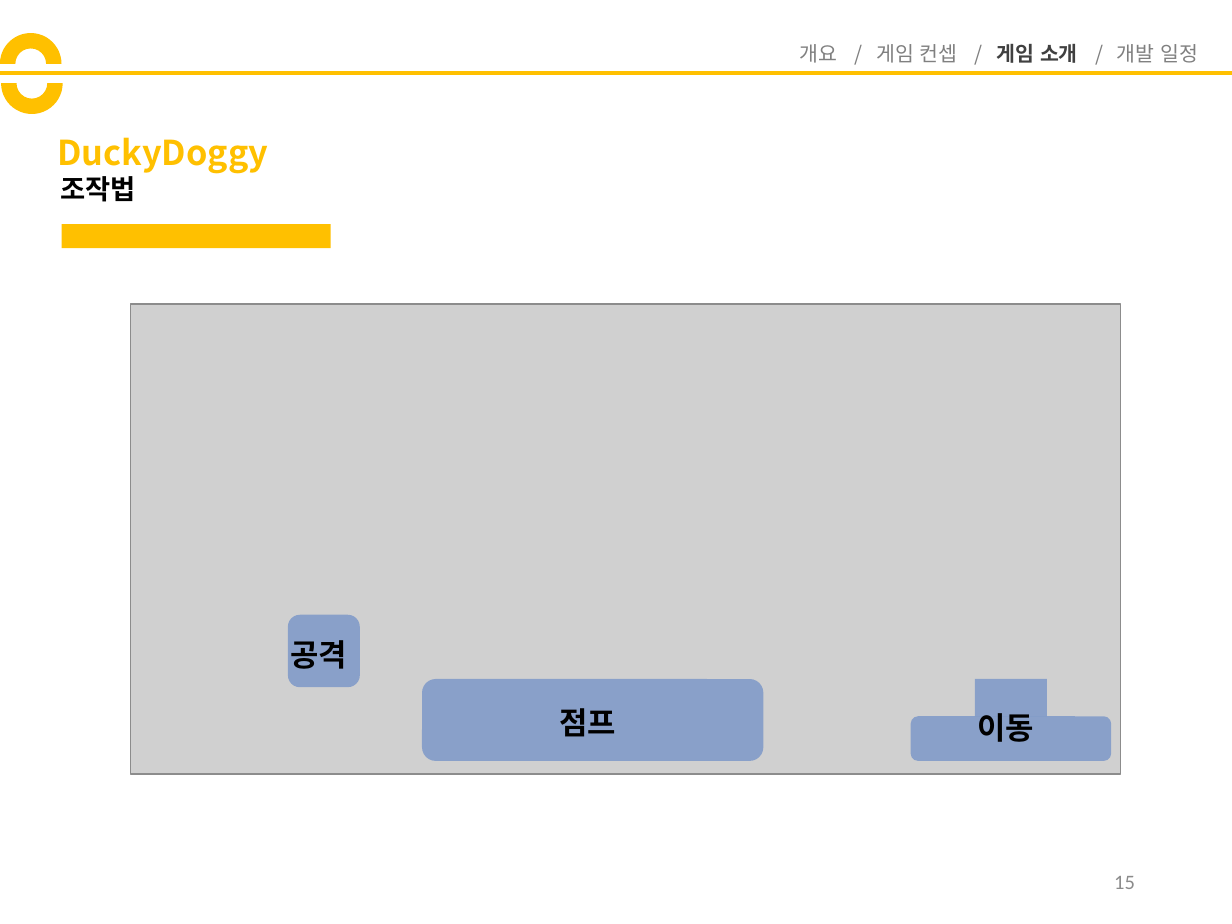
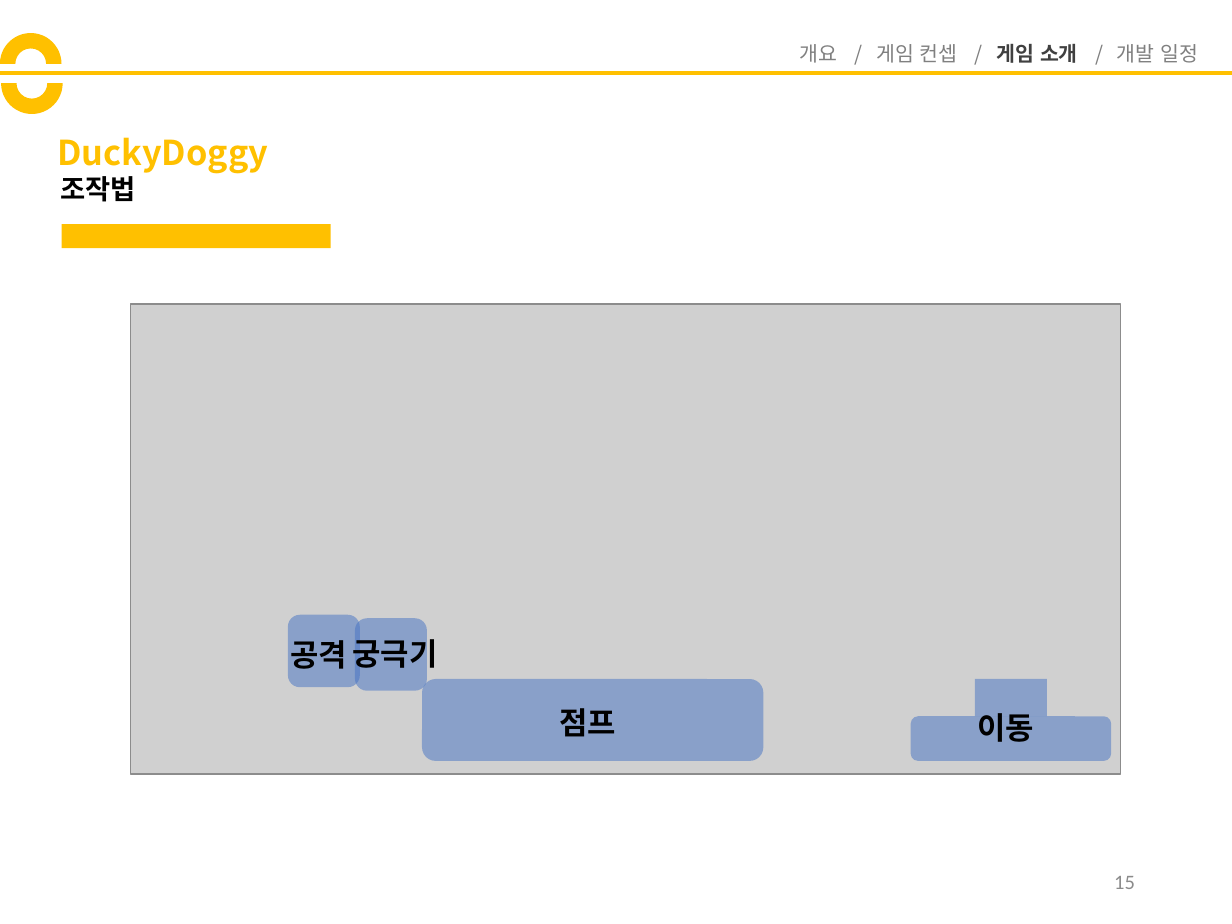
Before and after one commit to codnsj81/HuffAndPuff, a slide deck: slide 15 of 기획 문서/DuckyDoggy_기획서.pptx. Drawn at 1232x924 pixels with LibreOffice and Linux fonts; fonts in the diff are those of the drawing; grey boxes stand for pictures. Boxes give left, top, right and bottom in pixels: in the first picture for what was removed or moved away, otherwise in the second. Text is boxed around its words. In the diff, an @@ line names an element or a change of style, - is before the commit and + after.

```diff
--- a/기획 문서/DuckyDoggy_기획서.pptx
+++ b/기획 문서/DuckyDoggy_기획서.pptx
@@ rounded rectangle added at bbox=[355, 618, 426, 691], fill #4472C4 at 50% opacity @@
@@ text added at bbox=[353, 633, 438, 673], 18 pt, text #000000, bold @@
+궁극기
```
Also in this commit, not shown: 5 other slides changed, 1 slide added.
